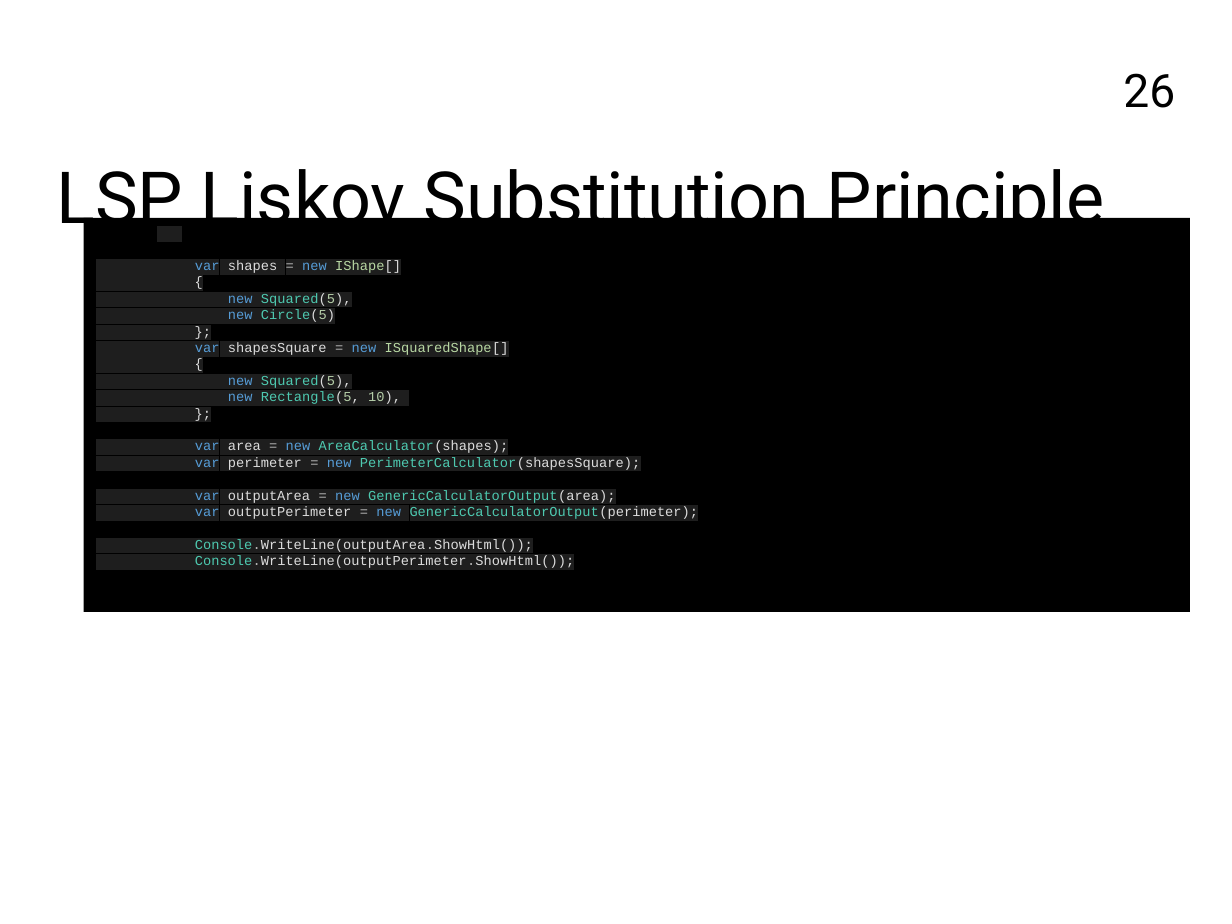
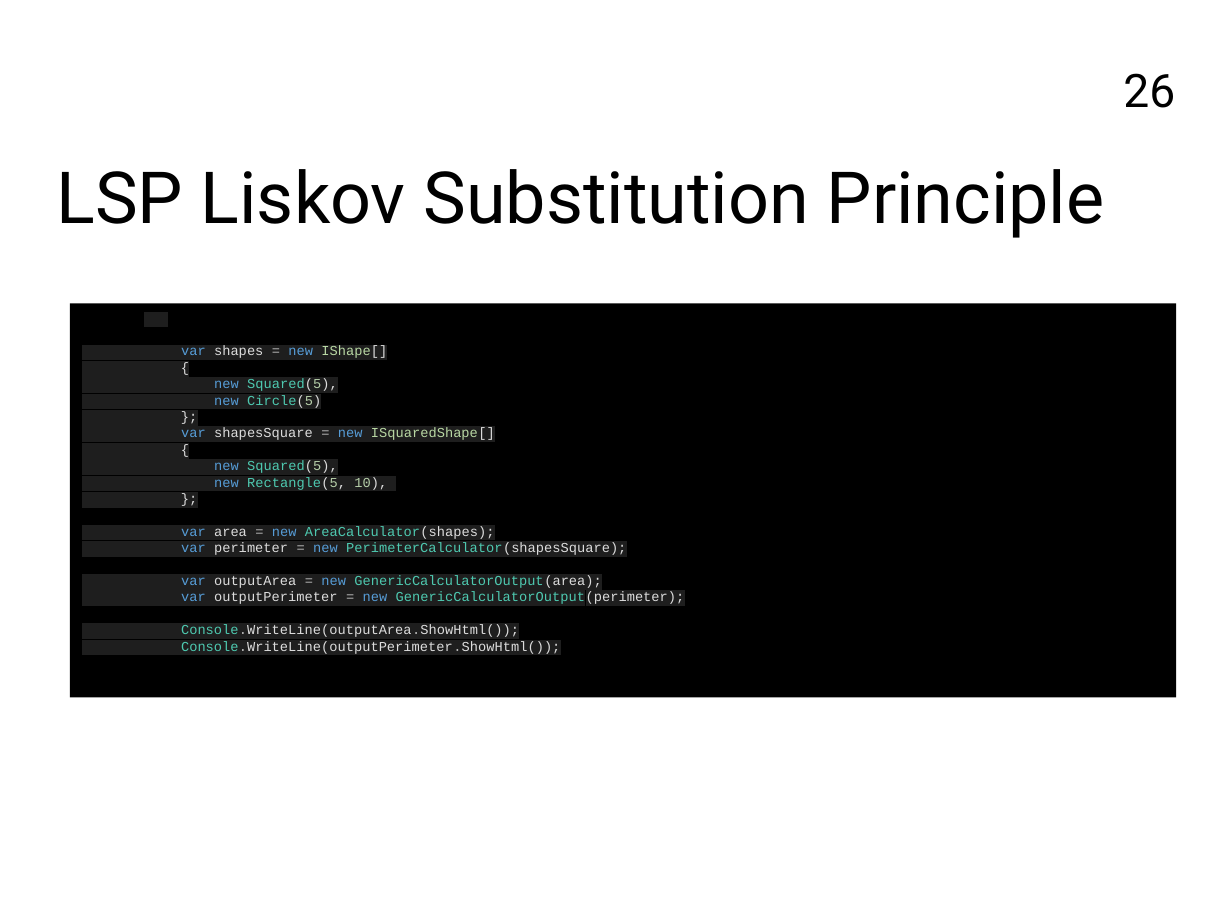
Before and after one commit to FrancoMelandri/SOLID, a slide deck: slide 26 of docs/solid.pptx. Drawn at 1232x924 pixels with LibreOffice and Linux fonts; fonts in the diff are those of the drawing. Boxes give left, top, right and bottom in pixels: in the first picture for what was removed or moved away, otherwise in the second. Text is boxed around its words. In the diff, an @@ line names an element or a change of style, - is before the commit and + after.

```diff
--- a/docs/solid.pptx
+++ b/docs/solid.pptx
@@ rectangle "var shapes = new IShape[]" moved from (x1=84, y1=218, x2=1190, y2=612) to (x1=70, y1=303, x2=1177, y2=697) @@
```
Also in this commit, not shown: 5 other slides changed, 1 slide added, 1 slide removed.
